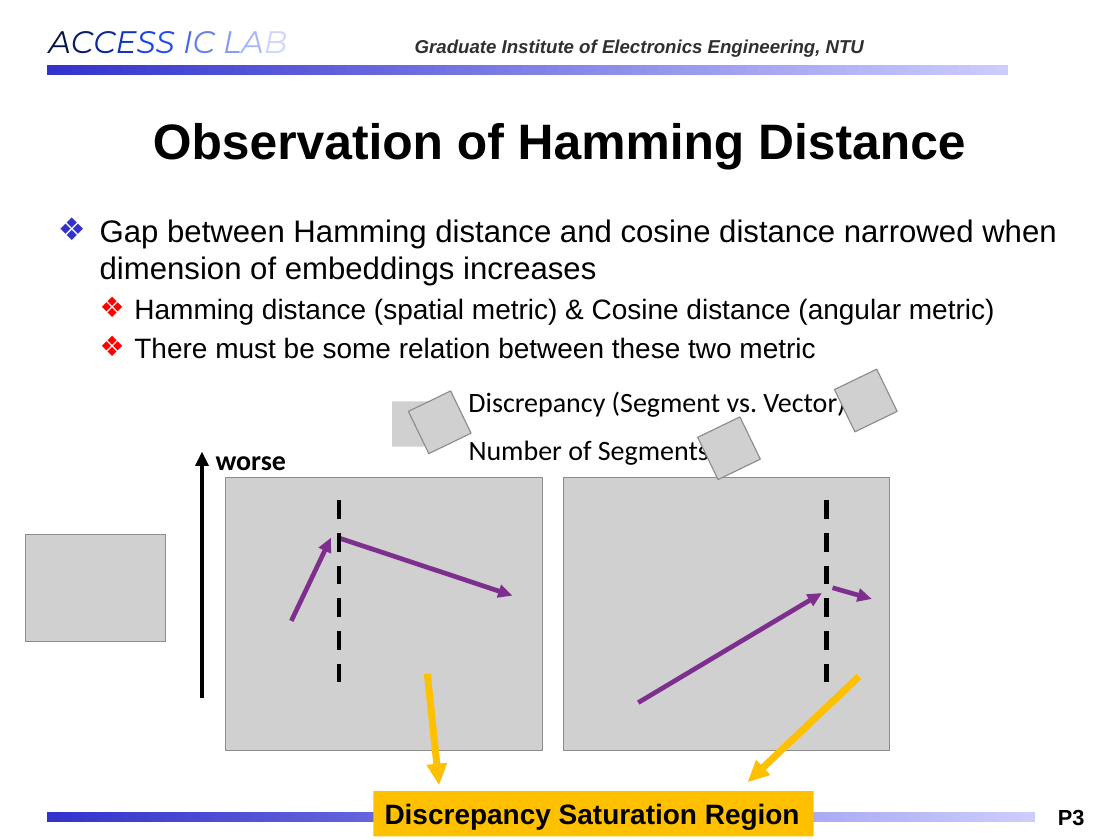
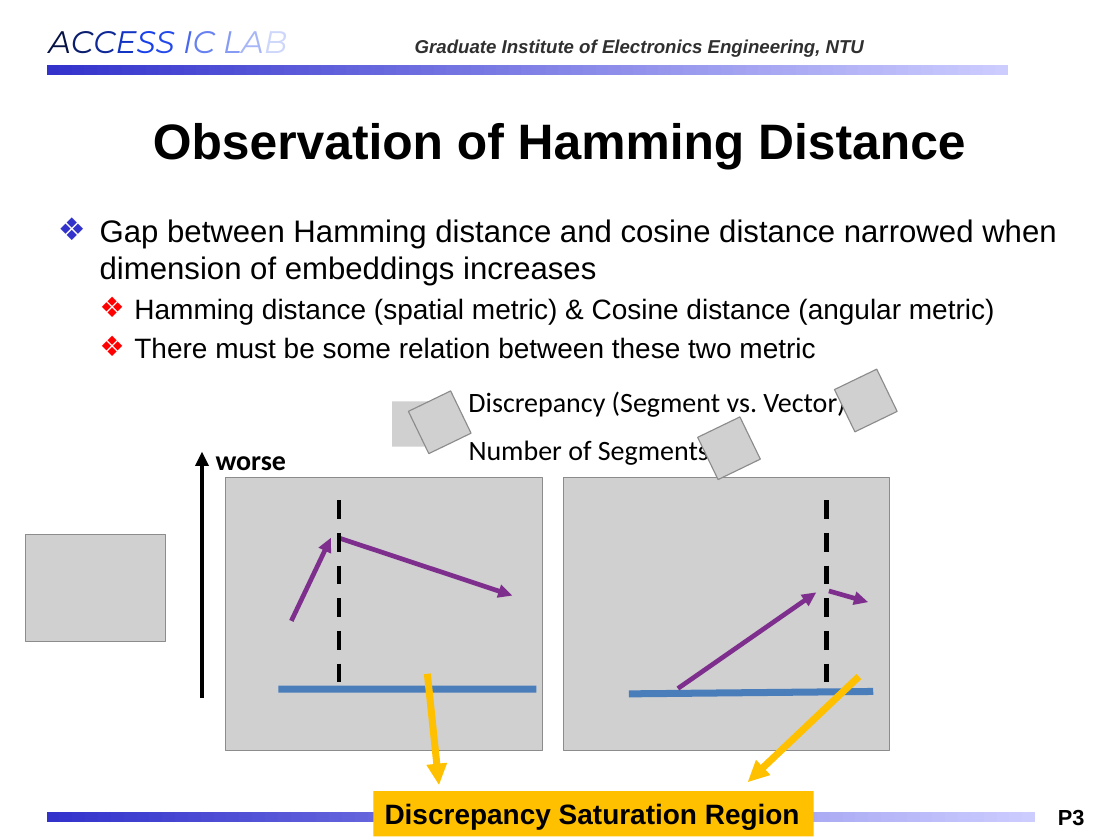
Before and after one commit to Oniontow/AndyWu_Project, a slide deck: slide 3 of ppt_mxic/MXIC_20260223.pptx. Drawn at 1120x840 pixels with LibreOffice and Linux fonts; fonts in the diff are those of the drawing; grey boxes stand for pictures; background and template pictures are left out. Boxes give left, top, right and bottom in pixels: in the first picture for what was removed or moved away, otherwise in the second. Text is boxed around its words. In the diff, an @@ line names an element or a change of style, - is before the commit and + after.

```diff
--- a/ppt_mxic/MXIC_20260223.pptx
+++ b/ppt_mxic/MXIC_20260223.pptx
@@ arrow moved from (638, 702) - (822, 594) to (678, 689) - (816, 592) @@
@@ arrow moved from (832, 588) - (871, 599) to (829, 591) - (868, 603) @@
@@ line added from (279, 689) to (536, 689), #4B7EBC 4.5 pt @@
@@ line added from (629, 694) to (874, 691), #4B7EBC 4.5 pt @@
```
Also in this commit, not shown: 2 other slides changed.
